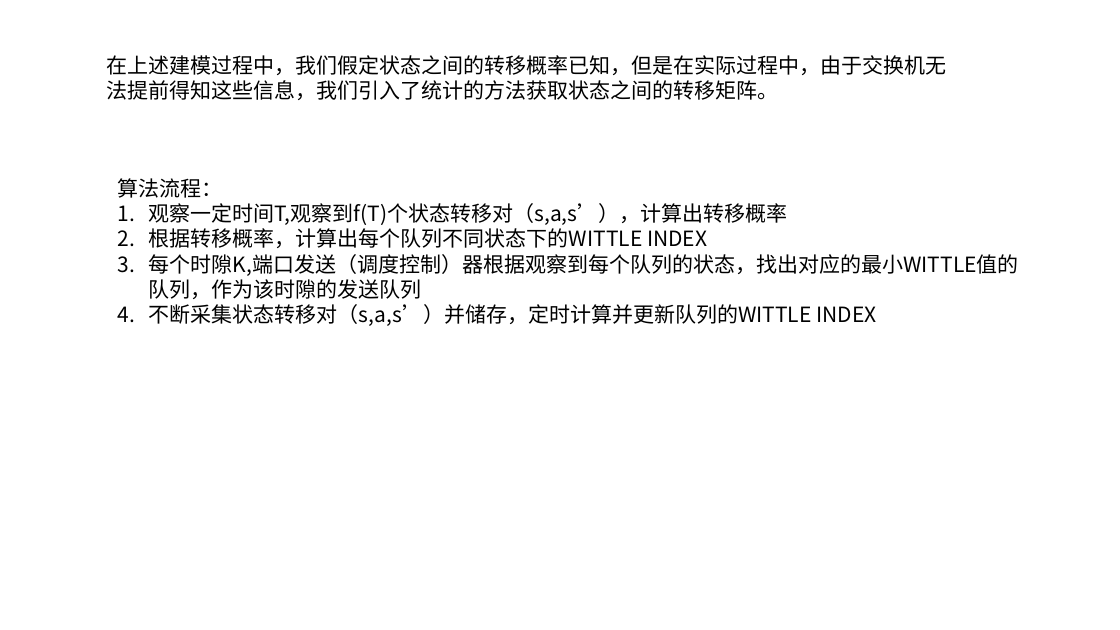
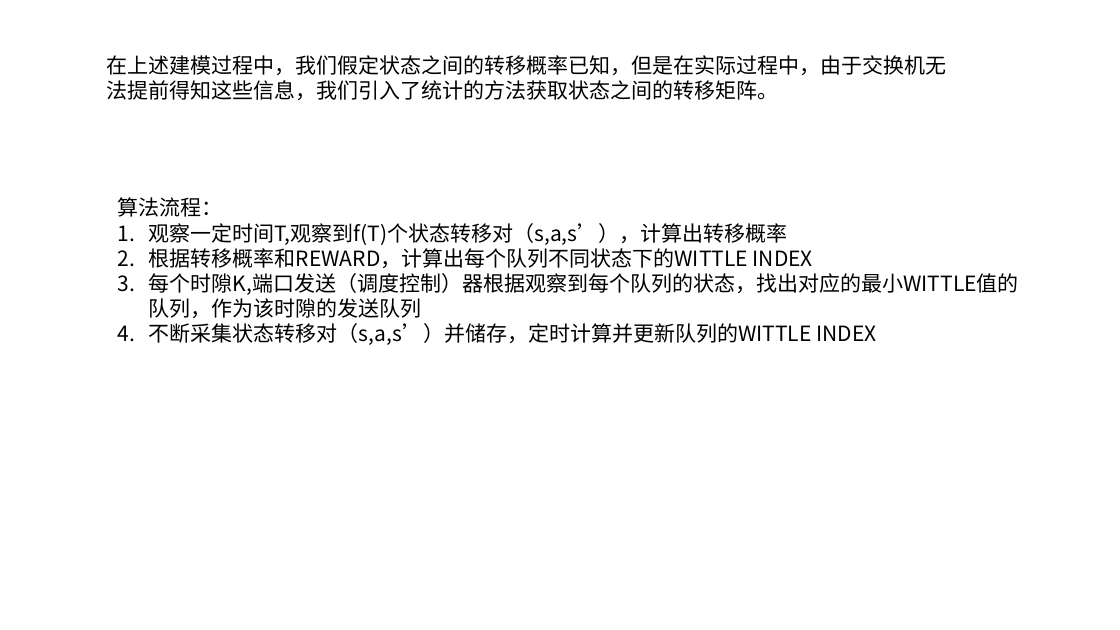
Before and after one commit to JinPeng-Zhang/RMAB, a slide deck: slide 22 of PPT/ECN-WI - 副本.pptx. Drawn at 1120x630 pixels with LibreOffice and Linux fonts; fonts in the diff are those of the drawing. Boxes give left, top, right and bottom in pixels: in the first picture for what was removed or moved away, otherwise in the second. Text is boxed around its words. In the diff, an @@ line names an element or a change of style, - is before the commit and + after.

```diff
--- a/PPT/ECN-WI - 副本.pptx
+++ b/PPT/ECN-WI - 副本.pptx
@@ text "算法流程：": place and size @@
-text "算法流程：" at (117, 178, 1019, 326)
+text "算法流程：" at (117, 197, 1019, 345)
@@ text at (149, 248, 813, 268): text changed @@
-2. 根据转移概率，计算出每个队列不同状态下的WITTLE INDEX
+2. 根据转移概率和REWARD，计算出每个队列不同状态下的WITTLE INDEX
```
Also in this commit, not shown: 4 other slides changed, 4 slides added, 1 slide removed, 8 other files.
